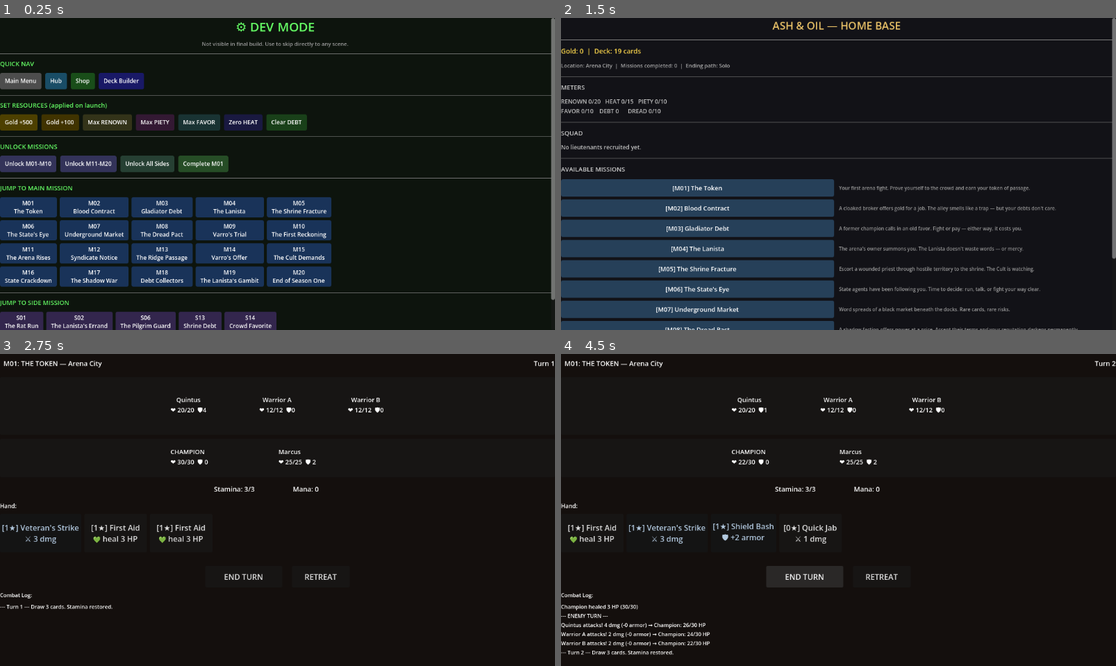
Above: before the commit, frames 1-4 (two rows, left to right).
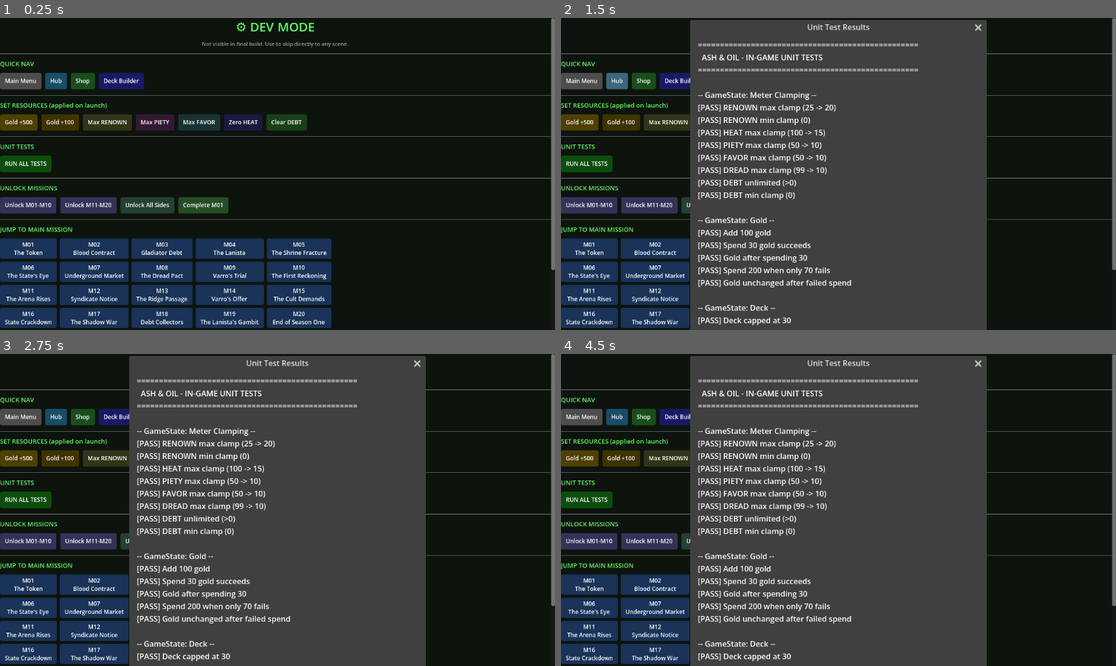
Above: after the commit, the same moments.

Repository: StoveGodCooks/ash-oil
Game: Godot game, scene res://scenes/DevMenu.tscn
Two runs of this game, one before a commit and one after it. Both use one fixed random seed, a clock stepped at 60 frames per second and the inputs below. This scene is started directly instead of the project's main scene.
Inputs (mouse positions are in pixels of both pictures, inside the frame that each line leads up to):
- Up to frame 1 (0.25 s): no input
- Up to frame 2 (1.5 s): click (588, 164) at 0.5 s, where only the run after the commit has a clickable "RUN ALL TESTS"; click "Hub" at 1.25 s
- Up to frame 3 (2.75 s): click (138, 522) at 2 s, where only the run before the commit has a clickable "[M01] The Token"
- Up to frame 4 (4.5 s): click (599, 531) at 2.75 s, where only the run before the commit has a clickable "[1★] Veteran's Strike ⚔ 3 dmg"; click (594, 531) at 3.5 s, where only the run before the commit has a clickable "[1★] First Aid 💚 heal 3 HP"; click (805, 575) at 4.25 s, where only the run before the commit has a clickable "END TURN"

The runs differ from the first frame. In frame 1, 21% of the frame differs, in the area x 0-100%, y 40-100%; in frame 2, 63%; in frame 3, 65%; in frame 4, 65%, in the area x 0-100%, y 0-100%.

Commit message:
Add test suite and GitHub Actions CI
Tests:
- tests/validate_data.py: Python data integrity suite (20 checks)
  - Validates all JSON schemas (cards, missions, enemies, lieutenants)
  - Cross-references enemy IDs in missions vs enemy_templates
  - Cross-references card IDs in starter deck and lieutenant cards
  - Validates all meter names, card types, factions, mission types
- tests/unit/test_game_logic.gd: 40+ in-game GDScript unit tests
  - GameState: meter clamping, gold, deck limits, mission progression, loyalty
  - CardManager: data loading, starter deck, enemy loading
  - MissionManager: mission lookup, ending path logic
  - Enemy: independent copies, field validation

CI (GitHub Actions):
- .github/workflows/ci.yml: Runs on every push/PR to master
  - validate-data: Python data integrity checks
  - lint-gdscript: gdtoolkit linting of all .gd files
  - validate-json: JSON syntax check on all data files

Fixes found by tests:
- cards.json had 2 undeclared types (evasion, effect) — added to validator
- CombatUI.gd: added handlers for evasion, effect, reaction, area card types
- CombatUI.gd: improved card description text for all types
- DevMenu: added RUN ALL TESTS button showing results in popup

Co-Authored-By: Claude Haiku 4.5 <noreply@anthropic.com>

Diff:
--- a/scripts/ui/CombatUI.gd
+++ b/scripts/ui/CombatUI.gd
@@ -264,23 +264,34 @@
 
 func _get_card_desc(data: Dictionary) -> String:
 	var type = data.get("type", "")
+	var eff  = data.get("effect", "")
 	match type:
 		"attack":
 			var dmg = data.get("damage", 0)
-			var eff = data.get("effect", "none")
-			var s = "⚔ %d dmg" % dmg
-			if "poison" in eff:
-				s += " + poison"
+			var s = "%d dmg" % dmg
+			if "poison" in eff: s += "+poison"
 			return s
 		"defense":
-			return "🛡 +%d armor" % data.get("armor", 0)
+			return "+%d armor" % data.get("armor", 0)
 		"support":
 			var heal = data.get("heal", 0)
-			if heal > 0:
-				return "💚 heal %d HP" % heal
-			return "✨ " + data.get("effect", "")
+			if heal > 0: return "heal %d HP" % heal
+			return eff
+		"reaction":
+			var dmg = data.get("damage", 0)
+			var armor = data.get("armor", 0)
+			if dmg > 0: return "react %d dmg" % dmg
+			return "+%d armor" % armor
+		"area":
+			var dmg = data.get("damage", 0)
+			if "poison" in eff: return "AoE poison"
+			return "AoE %d dmg" % dmg
+		"evasion":
+			return "dodge / evade"
+		"effect":
+			return eff.replace("_", " ")
 		_:
-			return data.get("effect", type)
+			return eff if eff != "" else type
 
 func _on_card_pressed(card_idx: int) -> void:
 	if combat_over or card_idx >= hand.size():
@@ -322,6 +333,60 @@
 			if heal > 0:
 				champion_hp = min(champion_max_hp, champion_hp + heal)
 				_log("Champion healed %d HP (%d/%d)" % [heal, champion_hp, champion_max_hp])
+			elif effect == "resource_regen":
+				stamina = min(3, stamina + 1)
+				_log("Stamina restored +1 (%d/3)" % stamina)
+			elif effect == "card_draw":
+				_draw_card()
+				_log("Drew a card from effect.")
+
+		"reaction":
+			var dmg = card_data.get("damage", 0)
+			var armor = card_data.get("armor", 0)
+			if dmg > 0:
+				var target = _get_first_alive_enemy()
+				if target >= 0:
+					_deal_damage_to_enemy(target, dmg)
+			if armor > 0:
+				champion_armor += armor
+				_log("Champion gained %d armor (total: %d)" % [armor, champion_armor])
+
+		"area":
+			var dmg = card_data.get("damage", 0)
+			for i in range(enemies.size()):
+				if enemies[i]["hp"] > 0:
+					if "poison" in effect:
+						var stacks = _parse_effect_stacks(effect)
+						enemies[i]["poison"] += stacks
+						_log("%s poisoned (%d stacks)" % [enemies[i]["name"], enemies[i]["poison"]])
+					elif dmg > 0:
+						_deal_damage_to_enemy(i, dmg)
+
+		"evasion":
+			# Dodge: negate next enemy attack this turn by granting temp armor
+			champion_armor += 3
+			_log("Evasion! +3 temp armor to absorb next hit.")
+			if effect == "evasion_team":
+				lt_armor += 2
+				_log("%s also gains +2 armor." % lt_name)
+
+		"effect":
+			match effect:
+				"reflect_damage":
+					champion_armor += 2
+					_log("Curse of Thorns active: +2 armor, reflects on hit.")
+				"fear":
+					# Reduce all enemy damage by 1 for this turn via a status flag
+					for i in range(enemies.size()):
+						if enemies[i]["hp"] > 0:
+							enemies[i]["damage"] = max(0, enemies[i].get("damage", 0) - 1)
+					_log("Intimidate! All enemy damage reduced by 1 this turn.")
+				"morale_boost_all":
+					champion_hp = min(champion_max_hp, champion_hp + 3)
+					lt_hp = min(lt_max_hp, lt_hp + 3)
+					_log("Morale Boost! Champion and %s each heal 3 HP." % lt_name)
+				_:
+					_log("Effect: %s applied." % effect)
 
 	discard_pile.append(hand[card_idx])
 	hand.remove_at(card_idx)
--- a/scripts/ui/DevMenu.gd
+++ b/scripts/ui/DevMenu.gd
@@ -63,6 +63,15 @@
 
 	vbox.add_child(_sep())
 
+	# ── Unit Tests ──
+	_section(vbox, "UNIT TESTS")
+	var test_row = HBoxContainer.new()
+	test_row.add_theme_constant_override("separation", 8)
+	vbox.add_child(test_row)
+	test_row.add_child(_btn("RUN ALL TESTS", Color(0.05, 0.3, 0.05), func(): _run_tests()))
+
+	vbox.add_child(_sep())
+
 	# ── Unlock All Missions ──
 	_section(vbox, "UNLOCK MISSIONS")
 	var unlock_row = HBoxContainer.new()
@@ -146,6 +155,20 @@
 func _unlock_range(prefix: String, from: int, to: int) -> void:
 	for i in range(from, to + 1):
 		GameState.unlock_mission("%s%02d" % [prefix, i])
+
+func _run_tests() -> void:
+	var runner = load("res://tests/unit/test_game_logic.gd").new()
+	add_child(runner)
+	var output = runner.run_all()
+	runner.queue_free()
+
+	# Show results in a popup
+	var popup = AcceptDialog.new()
+	popup.title = "Unit Test Results"
+	popup.dialog_text = output
+	popup.min_size = Vector2(600, 500)
+	add_child(popup)
+	popup.popup_centered()
 
 func _unlock_sides() -> void:
 	for sid in ["S01","S02","S03","S04","S05","S06","S07","S08","S09","S10","S11","S12","S13","S14","S15"]:
--- /dev/null
+++ b/tests/unit/test_game_logic.gd
@@ -0,0 +1,248 @@
+extends Node
+## In-game unit tests for Ash & Oil core logic.
+## Run via DevMenu "Run Tests" button or headlessly.
+## No external test framework needed.
+
+var passed: int = 0
+var failed: int = 0
+var results: Array = []
+
+# ── Assert helpers ─────────────────────────────────────────────────────────
+func assert_eq(label: String, got, expected) -> void:
+	if got == expected:
+		passed += 1
+		results.append("[PASS] %s" % label)
+	else:
+		failed += 1
+		results.append("[FAIL] %s — expected %s, got %s" % [label, str(expected), str(got)])
+
+func assert_true(label: String, value: bool) -> void:
+	if value:
+		passed += 1
+		results.append("[PASS] %s" % label)
+	else:
+		failed += 1
+		results.append("[FAIL] %s — expected true, got false" % label)
+
+func assert_false(label: String, value: bool) -> void:
+	if not value:
+		passed += 1
+		results.append("[PASS] %s" % label)
+	else:
+		failed += 1
+		results.append("[FAIL] %s — expected false, got true" % label)
+
+func assert_gt(label: String, value, min_val) -> void:
+	if value > min_val:
+		passed += 1
+		results.append("[PASS] %s" % label)
+	else:
+		failed += 1
+		results.append("[FAIL] %s — %s not > %s" % [label, str(value), str(min_val)])
+
+# ── Test Suites ────────────────────────────────────────────────────────────
+
+func test_gamestate_meters() -> void:
+	results.append("\n-- GameState: Meter Clamping --")
+	GameState.reset()
+
+	# RENOWN clamps at 20
+	GameState.change_meter("RENOWN", 25)
+	assert_eq("RENOWN max clamp (25 -> 20)", GameState.RENOWN, 20)
+
+	# RENOWN clamps at 0
+	GameState.change_meter("RENOWN", -999)
+	assert_eq("RENOWN min clamp (0)", GameState.RENOWN, 0)
+
+	# HEAT clamps at 15
+	GameState.change_meter("HEAT", 100)
+	assert_eq("HEAT max clamp (100 -> 15)", GameState.HEAT, 15)
+
+	# PIETY clamps at 10
+	GameState.change_meter("PIETY", 50)
+	assert_eq("PIETY max clamp (50 -> 10)", GameState.PIETY, 10)
+
+	# FAVOR clamps at 10
+	GameState.change_meter("FAVOR", 50)
+	assert_eq("FAVOR max clamp (50 -> 10)", GameState.FAVOR, 10)
+
+	# DREAD clamps at 10
+	GameState.change_meter("DREAD", 99)
+	assert_eq("DREAD max clamp (99 -> 10)", GameState.DREAD, 10)
+
+	# DEBT can go high (unlimited)
+	GameState.change_meter("DEBT", 1000)
+	assert_gt("DEBT unlimited (>0)", GameState.DEBT, 0)
+
+	# DEBT clamps at 0 (no negative debt)
+	GameState.change_meter("DEBT", -99999)
+	assert_eq("DEBT min clamp (0)", GameState.DEBT, 0)
+
+
+func test_gamestate_gold() -> void:
+	results.append("\n-- GameState: Gold --")
+	GameState.reset()
+
+	GameState.add_gold(100)
+	assert_eq("Add 100 gold", GameState.gold, 100)
+
+	var spent = GameState.spend_gold(30)
+	assert_true("Spend 30 gold succeeds", spent)
+	assert_eq("Gold after spending 30", GameState.gold, 70)
+
+	var over = GameState.spend_gold(200)
+	assert_false("Spend 200 when only 70 fails", over)
+	assert_eq("Gold unchanged after failed spend", GameState.gold, 70)
+
+
+func test_gamestate_deck() -> void:
+	results.append("\n-- GameState: Deck --")
+	GameState.reset()
+
+	# Add cards up to 30
+	var added = 0
+	for i in range(35):
+		if GameState.add_card("card_001"):
+			added += 1
+	assert_eq("Deck capped at 30", GameState.current_deck.size(), 30)
+	assert_eq("Returned false after cap", added, 30)
+
+	# Discovered cards tracking
+	assert_true("card_001 in discovered", "card_001" in GameState.discovered_cards)
+
+
+func test_gamestate_missions() -> void:
+	results.append("\n-- GameState: Mission Progression --")
+	GameState.reset()
+
+	assert_true("M01 unlocked at start", "M01" in GameState.unlocked_missions)
+	assert_false("M01 not completed at start", "M01" in GameState.completed_missions)
+	assert_true("M01 available at start", GameState.is_mission_available("M01"))
+
+	GameState.complete_mission("M01")
+	assert_true("M01 in completed after complete", "M01" in GameState.completed_missions)
+	assert_false("M01 not available after complete", GameState.is_mission_available("M01"))
+
+	GameState.unlock_mission("M02")
+	assert_true("M02 unlocked manually", "M02" in GameState.unlocked_missions)
+	assert_true("M02 available", GameState.is_mission_available("M02"))
+
+
+func test_gamestate_lieutenants() -> void:
+	results.append("\n-- GameState: Lieutenant Loyalty --")
+	GameState.reset()
+
+	GameState.change_loyalty("Marcus", 5)
+	assert_eq("Marcus loyalty +5", GameState.lieutenant_data["Marcus"]["loyalty"], 5)
+
+	# Clamp at max 10
+	GameState.change_loyalty("Marcus", 10)
+	assert_eq("Marcus loyalty clamped at 10", GameState.lieutenant_data["Marcus"]["loyalty"], 10)
+
+	# Clamp at min -5
+	GameState.change_loyalty("Marcus", -20)
+	assert_eq("Marcus loyalty clamped at -5", GameState.lieutenant_data["Marcus"]["loyalty"], -5)
+
+	# Recruit
+	GameState.recruit_lieutenant("Marcus")
+	assert_true("Marcus recruited", GameState.lieutenant_data["Marcus"]["recruited"])
+	assert_true("Marcus in active squad", "Marcus" in GameState.active_lieutenants)
+
+
+func test_card_manager() -> void:
+	results.append("\n-- CardManager: Data Loading --")
+
+	assert_gt("87 cards loaded", CardManager.cards_data.size(), 80)
+	assert_eq("Exactly 8 lieutenants loaded", CardManager.lieutenants_data.size(), 8)
+	assert_gt("Enemy templates loaded", CardManager.enemy_templates.size(), 0)
+
+	var card = CardManager.get_card("card_001")
+	assert_false("card_001 exists", card.is_empty())
+	assert_eq("card_001 has correct type", card.get("type"), "attack")
+
+	var missing = CardManager.get_card("card_999")
+	assert_true("card_999 returns empty dict", missing.is_empty())
+
+	var starter = CardManager.get_starter_deck()
+	assert_gt("Starter deck has cards", starter.size(), 10)
+	assert_true("Starter deck within 30", starter.size() <= 30)
+
+	var lt = CardManager.get_lieutenant("Marcus")
+	assert_false("Marcus lieutenant data exists", lt.is_empty())
+
+
+func test_mission_manager() -> void:
+	results.append("\n-- MissionManager: Mission Data --")
+
+	var m01 = MissionManager.get_mission("M01")
+	assert_false("M01 found in missions data", m01.is_empty())
+	assert_eq("M01 name correct", m01.get("name"), "The Token")
+	assert_gt("M01 has enemies", m01.get("enemies", []).size(), 0)
+
+	var missing = MissionManager.get_mission("M99")
+	assert_true("M99 returns empty dict", missing.is_empty())
+
+	# Ending paths
+	GameState.reset()
+	GameState.change_meter("PIETY", 7)
+	assert_eq("PIETY>=7 gives Cult ending", MissionManager.check_ending_path(), "Cult")
+
+	GameState.reset()
+	GameState.change_meter("FAVOR", 6)
+	assert_eq("FAVOR>=6 gives State ending", MissionManager.check_ending_path(), "State")
+
+	GameState.reset()
+	assert_eq("No high meters gives Solo ending", MissionManager.check_ending_path(), "Solo")
+
+
+func test_enemy_loading() -> void:
+	results.append("\n-- CardManager: Enemy Loading --")
+	GameState.reset()
+
+	var enemies = CardManager.get_mission_enemies("M01")
+	assert_gt("M01 has enemies loaded", enemies.size(), 0)
+	assert_eq("M01 first enemy is Quintus", enemies[0].get("name"), "Quintus")
+
+	var e = enemies[0]
+	assert_true("Enemy has hp", e.has("hp"))
+	assert_true("Enemy has armor", e.has("armor"))
+	assert_true("Enemy has damage", e.has("damage"))
+	assert_eq("M01 enemy hp/max_hp match", e.get("hp"), e.get("max_hp"))
+
+	# Verify enemies are duplicated (not shared references)
+	enemies[0]["hp"] = 0
+	var enemies2 = CardManager.get_mission_enemies("M01")
+	assert_eq("Enemies are independent copies", enemies2[0].get("hp"), enemies2[0].get("max_hp"))
+
+
+# ── Runner ─────────────────────────────────────────────────────────────────
+func run_all() -> String:
+	passed = 0
+	failed = 0
+	results = []
+
+	results.append("=" .repeat(50))
+	results.append("  ASH & OIL - IN-GAME UNIT TESTS")
+	results.append("=" .repeat(50))
+
+	test_gamestate_meters()
+	test_gamestate_gold()
+	test_gamestate_deck()
+	test_gamestate_missions()
+	test_gamestate_lieutenants()
+	test_card_manager()
+	test_mission_manager()
+	test_enemy_loading()
+
+	results.append("\n" + "=" .repeat(50))
+	results.append("  RESULTS: %d passed | %d failed" % [passed, failed])
+	results.append("=" .repeat(50))
+
+	# Print to output console
+	for r in results:
+		print(r)
+
+	# Restore clean state
+	GameState.reset()
+
+	return "\n".join(results)
Not shown, added: .github/workflows/ci.yml
Not shown, added: tests/validate_data.py
